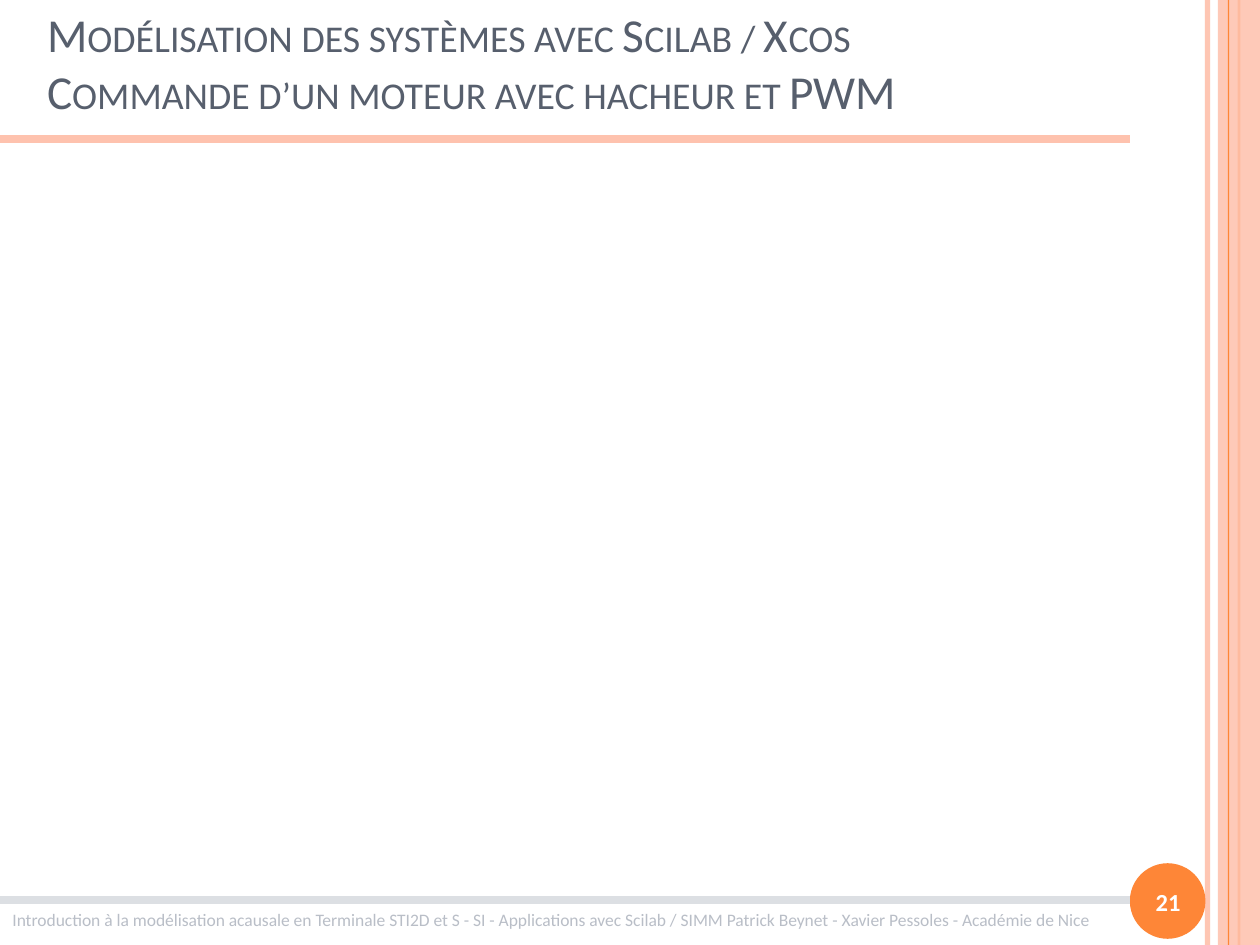
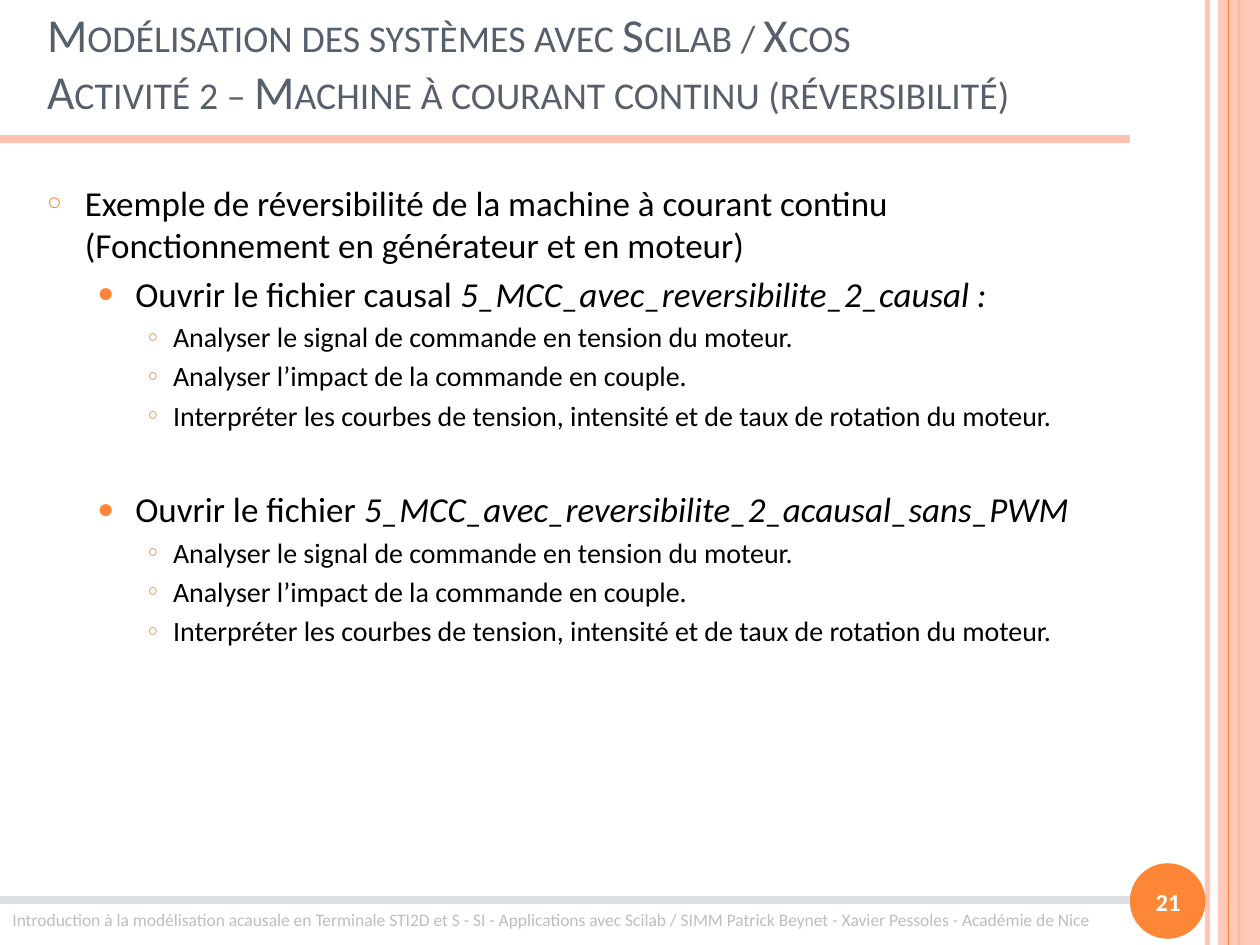
Before and after one commit to xpessoles/Formations, a slide deck: slide 21 of ModelisationMultiphysique/ModelisationMultiphysique.pptx. Drawn at 1260x945 pixels with LibreOffice and Linux fonts; fonts in the diff are those of the drawing. Boxes give left, top, right and bottom in pixels: in the first picture for what was removed or moved away, otherwise in the second. Text is boxed around its words. In the diff, an @@ line names an element or a change of style, - is before the commit and + after.

Commit message:
MAJ des exemples

```diff
--- a/ModelisationMultiphysique/ModelisationMultiphysique.pptx
+++ b/ModelisationMultiphysique/ModelisationMultiphysique.pptx
@@ title at bbox=[199, 21, 1009, 114]: text changed @@
-Modélisation des systèmes avec Scilab / Xcos
-Commande d’un moteur avec hacheur et PWM
+Modélisation des systèmes avec Scilab / Xcos
+Activité 2 – Machine à courant continu (réversibilité)
@@ text added at bbox=[85, 191, 1068, 646], 16 pt, text #000000 @@
+○ Exemple de réversibilité de la machine à courant continu (Fonctionnement en générateur et en moteur)
+  ● Ouvrir le fichier causal 5_MCC_avec_reversibilite_2_causal :
+    ○ Analyser le signal de commande en tension du moteur.
+    ○ Analyser l’impact de la commande en couple.
+    ○ Interpréter les courbes de tension, intensité et de taux de rotation du moteur.
+  ● Ouvrir le fichier 5_MCC_avec_reversibilite_2_acausal_sans_PWM
+    ○ Analyser le signal de commande en tension du moteur.
+    ○ Analyser l’impact de la commande en couple.
+    ○ Interpréter les courbes de tension, intensité et de taux de rotation du moteur.
```
Also in this commit, not shown: 5 other slides changed, 1 slide added, 4 slides removed, 4 other files.
